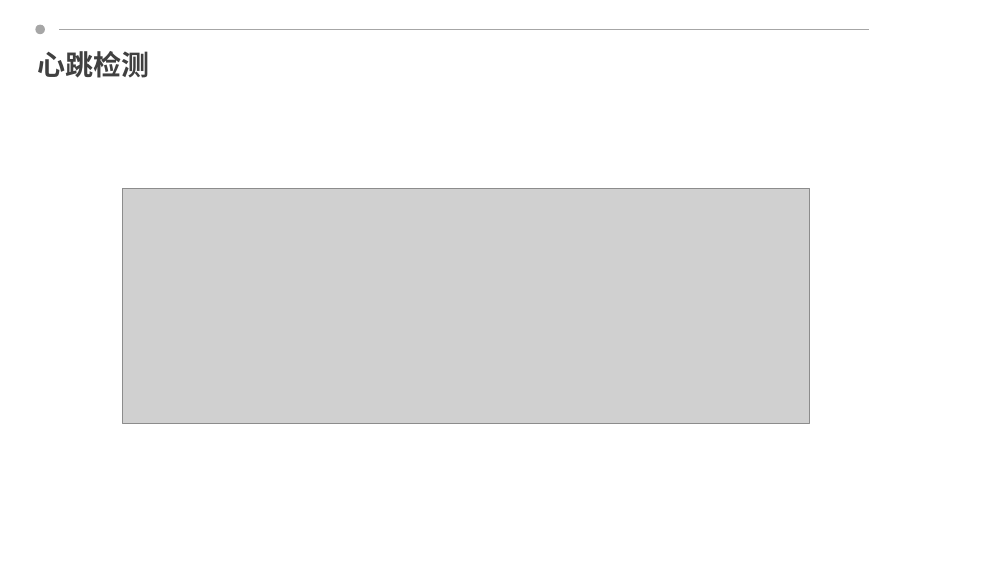
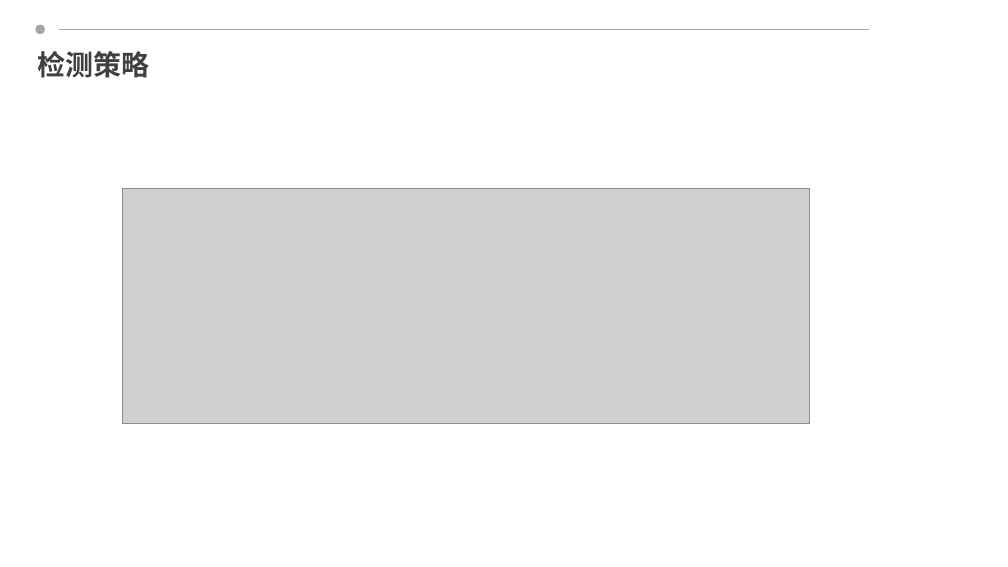
Before and after one commit to ziyanjupan/-ReadingNotes, a slide deck: slide 16 of Ribbon解析 .pptx (slide 14 before the commit). Drawn at 1008x567 pixels with LibreOffice and Linux fonts; fonts in the diff are those of the drawing; grey boxes stand for pictures; background and template pictures are left out. Boxes give left, top, right and bottom in pixels: in the first picture for what was removed or moved away, otherwise in the second. Text is boxed around its words. In the diff, an @@ line names an element or a change of style, - is before the commit and + after.

```diff
--- a/Ribbon解析 .pptx
+++ b/Ribbon解析 .pptx
@@ title at (x1=38, y1=51, x2=150, y2=78): text changed @@
-心跳检测
+检测策略
```
Also in this commit, not shown: 8 other slides changed, 4 slides added, 2 slides removed.
